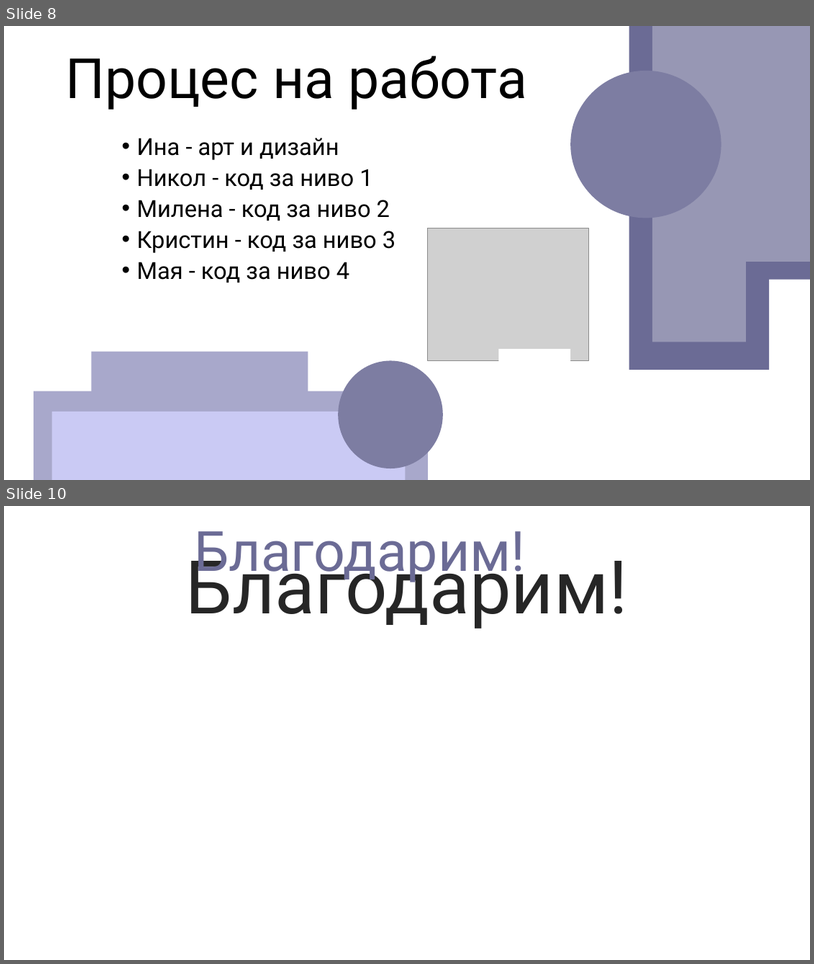
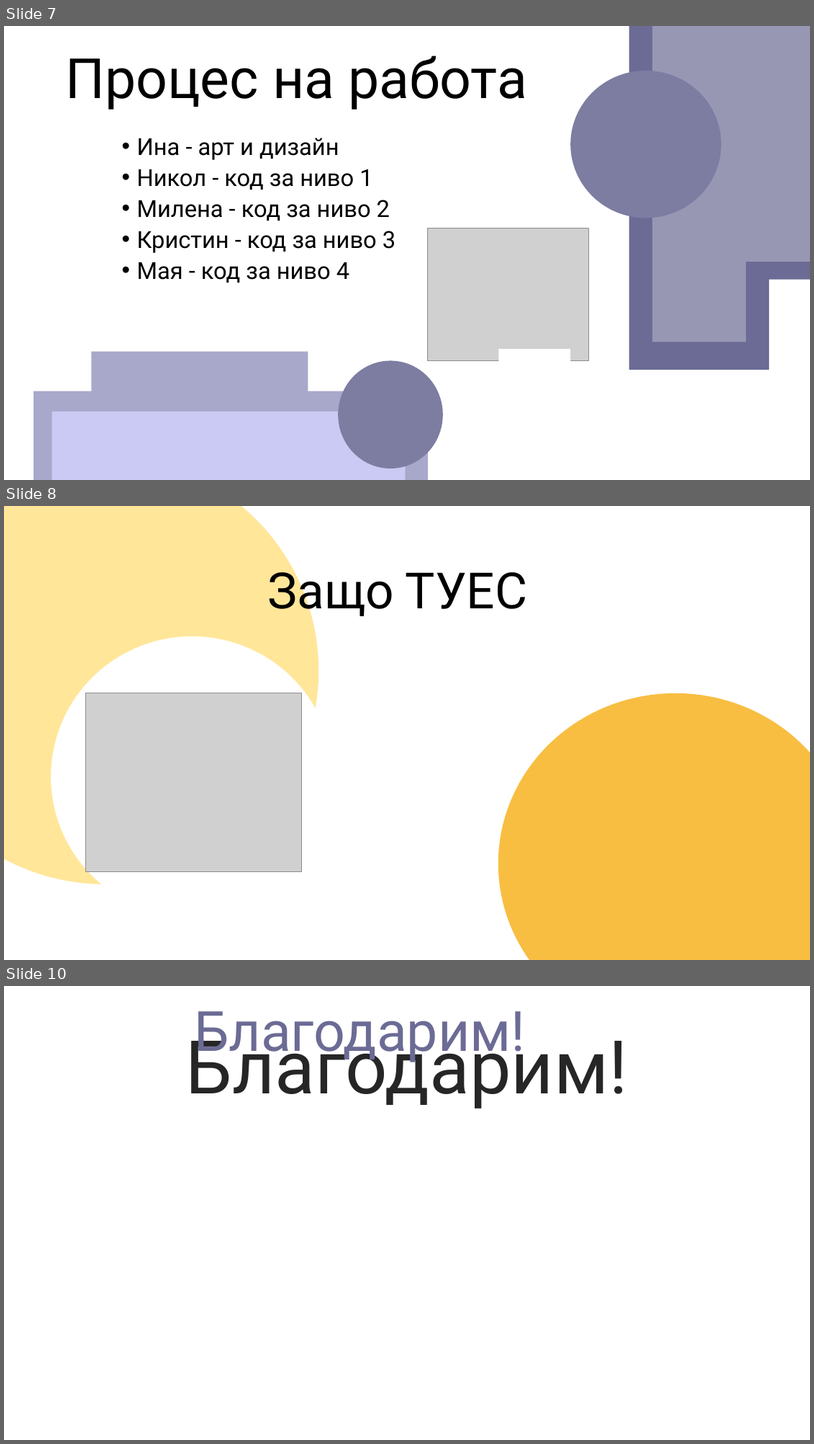
Before and after one commit to kristin-lina-todorova/Pomelo, a slide deck: techscape.pptx. Shown one above the other, each under a label of ours: slides 8 and 10 before the commit, slides 7, 8 and 10 after it; the slides between them are not shown. The pictures are 814x964 and 814x1444 pixels, drawn with LibreOffice and Linux fonts; fonts in the diff are those of the drawing; grey boxes stand for pictures; background and template pictures are left out. Boxes give left, top, right and bottom in pixels: in the first picture for what was removed or moved away, otherwise in the second. Text is boxed around its words. In the diff, an @@ line names an element or a change of style, - is before the commit and + after.

```diff
--- a/techscape.pptx
+++ b/techscape.pptx
@@ slide 8 added at [4, 506, 810, 960], background #FFFFFF @@
@@ ellipse added at [4, 506, 319, 884], fill #FFE699 @@
@@ title added at [268, 563, 527, 620], 59.4 pt, text #000000 @@
+Защо ТУЕС
@@ ellipse added at [52, 636, 334, 917], fill #FFFFFF @@
@@ picture added at [86, 693, 301, 871] @@
@@ ellipse added at [499, 693, 810, 960], fill #F8BE42 @@
@@ what was slide 8 is now slide 7 @@
```
Also in this commit, not shown: 2 slides changed, 1 other slide added, 2 slides removed.
